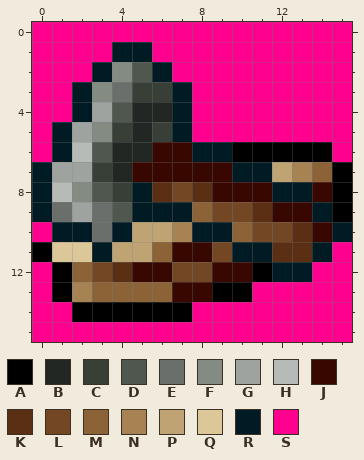
Two states of a pixel-art sprite, GFX/ICON/ICON_BUILD.png. Above: the version before the commit.
The file is 16x16 pixels.
Palette (. is transparent): A #000000  B #232723  C #373f37  D #4f574f  E #6b6f6b  F #838b83  G #9fa39f  H #b7bbb7  J #370700  K #5b2f13  L #734723  M #8b6337  N #a78353  P #bfa373  Q #dbc797  R #001b23  S #ff008f
Pixels before, first column x 0:
 0 SSSSSSSSSSSSSSSS
 1 SSSSRRSSSSSSSSSS
 2 SSSRFDRSSSSSSSSS
 3 SSRFECCRSSSSSSSS
 4 SSRGDBBRSSSSSSSS
 5 SRGFCBCRSSSSSSSS
 6 SRHDBBJJRRAAAAAS
 7 RGGCBJJJJJRRPNMA
 8 RHFDCRKLKJJJRRJA
 9 REGEDRRRMLLKJJRA
10 SRRERPPNRRMLLKJR
11 AQQRPPMJJLRRKKRS
12 SAMLKJJLLJJARRSS
13 SANMMMMJJAASSSSS
14 SSAAAAAASSSSSSSS
15 SSSSSSSSSSSSSSSS
Once edited:
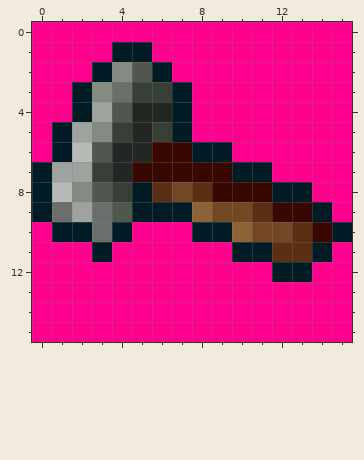
The exact change:
The edit turns colour A into colour S in row 6 at x 10 to 14; in rows 7 to 9 at x 15; in row 11 at x 0; in row 12 at x 1 and 11; in row 13 at x 1 and 9 to 10; in row 14 at x 2 to 7.
The edit turns colour J into colour S in row 8 at x 14; in row 11 at x 7 to 8; in row 12 at x 5 to 6 and 9 to 10; in row 13 at x 7 to 8.
The edit turns colour K into colour S in row 12 at x 4.
The edit turns colour L into colour S in row 11 at x 9; in row 12 at x 3 and 7 to 8.
The edit turns colour M into colour S in row 7 at x 14; in row 11 at x 6; in row 12 at x 2; in row 13 at x 3 to 6.
The edit turns colour N into colour S in row 7 at x 13; in row 10 at x 7; in row 13 at x 2.
The edit turns colour P into colour S in row 7 at x 12; in row 10 at x 5 to 6; in row 11 at x 4 to 5.
The edit turns colour Q into colour S in row 11 at x 1 to 2.
Boxes around the changes in both pictures, in picture pixels (x1, y1, x2, y2):
changed: (32, 142, 352, 322)
